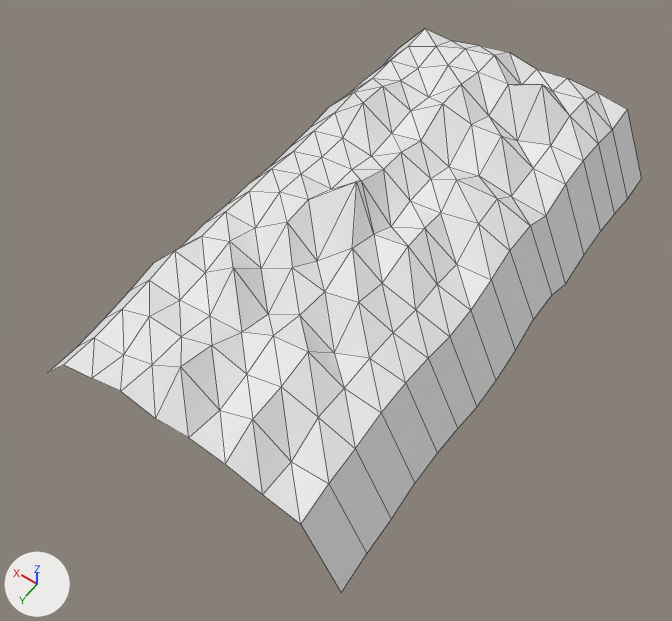
One commit to the FBX model Assets/Models/Mountains.fbx: the scene before it, then after it.
The view is the same before and after, from a 50 mm camera at (-5.35, 9.07, 11.35) aimed at (0.28, 1.19, -1.02). Every picture has the same lights, and +X, +Y and +Z are marked at lower left. Mesh edges are drawn as thin lines. Where no turn or scale is listed for an object, it has been applied to the vertices.
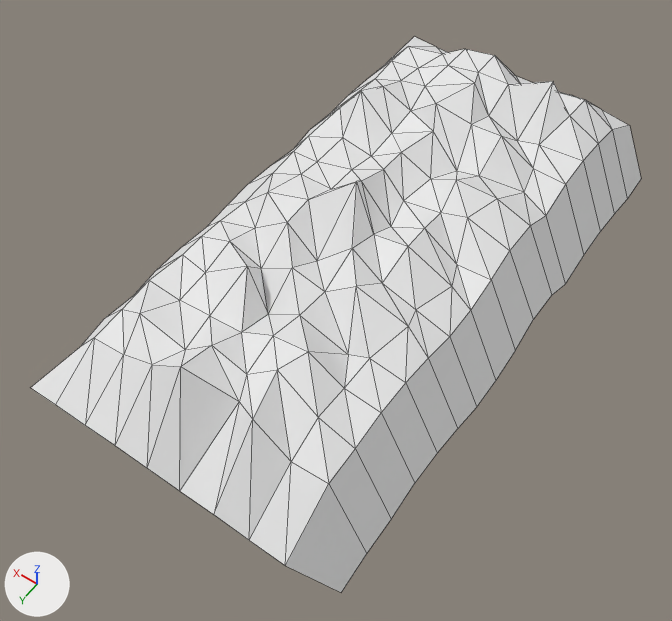
Location of each change, [x1, y1, x2, y2] in pixels of the pictures (672 x 621 px; the box of a moved part takes in the faces that stretch with it):
'Plane', reshaped: before [49, 29, 641, 592]; after [31, 37, 641, 592]
part 1 of me_plane, moved or reshaped: before [49, 29, 641, 592]; after [31, 37, 641, 592]
part 2 of me_plane, moved or reshaped: [300, 248, 428, 388] in both
part 3 of me_plane, moved or reshaped: [408, 180, 510, 337] in both
part 4 of me_plane, moved or reshaped: [384, 153, 441, 228] in both
part 5 of me_plane, shading changed: [94, 49, 627, 553] in both

The change in detail:
me_plane is used by ob_plane; location (0.0, 0.0, 0.0).
me_plane had 170 vertices, 256 faces and spanned x -2.53..3.08, y -5.0..5.0, z -1.39..1.0.
me_plane now has 170 vertices, 256 faces and spans x -2.53..3.12, y -5.54..5.37, z -1.39..1.0.
me_plane part 1: 59 of 170 vertices moved; they spanned x -1.88..3.08, y -5.0..5.0, z -0.74..0.93 and now span x -1.88..3.12, y -5.54..5.37, z -0.71..0.93; mean shift (-0.01, -0.05, -0.24); largest move (0.62, -5.0, 0.31) -> (0.62, -5.54, -0.58).
Part 2, on me_plane:
Vertex 68 of me_plane moves from (-0.62, 2.5, -0.02) at pixel (334, 353) to (-0.81, 2.4, -0.02) at pixel (348, 354).
Vertex 80 of me_plane moves from (-1.25, 1.88, 0.3) at pixel (393, 332) to (-1.37, 1.65, 0.3) at pixel (408, 326).
Vertex 130 of me_plane moves from (-0.62, 1.88, 0.56) at pixel (358, 302) to (-0.42, 1.64, 0.56) at pixel (356, 286).
Part 3, on me_plane:
Vertex 81 of me_plane moves from (-1.25, 0.63, 0.19) at pixel (437, 284) to (-1.45, 0.53, 0.19) at pixel (451, 286).
Vertex 96 of me_plane moves from (-1.24, -0.6, 0.5) at pixel (478, 223) to (-1.03, -0.6, 0.5) at pixel (467, 217).
Part 4, on me_plane:
Vertex 39 of me_plane moves from (0.03, -0.58, 0.28) at pixel (410, 200) to (0.11, -0.51, 0.28) at pixel (403, 200).
me_plane part 5: edges marked sharp go from 367 to 365.
